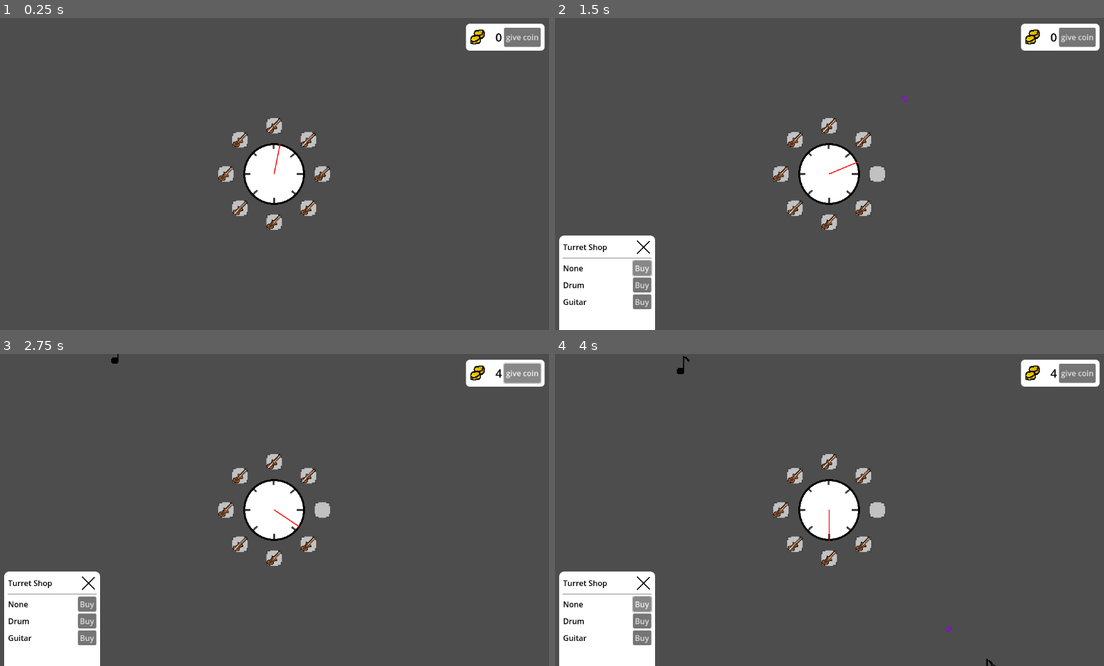
Above: before the commit, frames 1-4 (two rows, left to right).
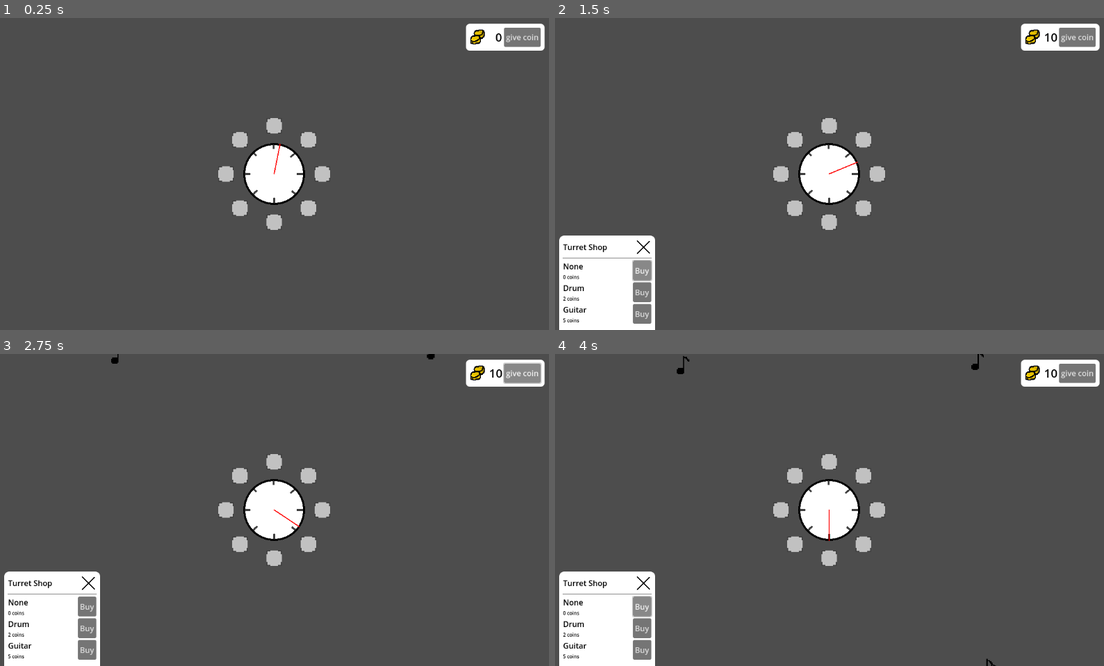
Above: after the commit, the same moments.

Repository: SeriousGuy888/MetronomeTowerDefenceGame
Game: Godot game, scene res://scenes/main.tscn
Two runs of this game, one before a commit and one after it. Both use one fixed random seed, a clock stepped at 60 frames per second and the inputs below.
Inputs (mouse positions are in pixels of both pictures, inside the frame that each line leads up to):
- Up to frame 1 (0.25 s): no input
- Up to frame 2 (1.5 s): click (878, 174) at 0.52 s; click "Buy" at 1.25 s
- Up to frame 3 (2.75 s): click "give coin" at 2 s
- Up to frame 4 (4 s): click (878, 510) at 2.77 s; click "Buy" at 3.5 s

The runs differ from the first frame. In frame 1, 0.4% of the frame differs, in the area x 39-61%, y 32-68%; in frame 2, 1.0%; in frame 3, 1.0%; in frame 4, 1.1%, in the area x 1-92%, y 0-98%.

Commit message:
add purchasing turrets with coins

Diff:
--- a/project.godot
+++ b/project.godot
@@ -18,6 +18,7 @@
 [autoload]
 
 EventBus="*res://scenes/event_bus.gd"
+PlaythroughManager="*res://scenes/playthrough_manager.gd"
 
 [layer_names]
 
--- a/scenes/event_bus.gd
+++ b/scenes/event_bus.gd
@@ -17,3 +17,6 @@
 
 @warning_ignore("unused_signal")
 signal request_add_coins(amount: int)
+
+@warning_ignore("unused_signal")
+signal coin_balance_updated(new_balance: int)
--- a/scenes/main.tscn
+++ b/scenes/main.tscn
@@ -8,7 +8,6 @@
 [ext_resource type="PackedScene" uid="uid://dtvylxxc53dxr" path="res://scenes/ui/turret_shop.tscn" id="5_tbgi4"]
 [ext_resource type="PackedScene" uid="uid://brx4osyxy8w0t" path="res://scenes/enemies/enemy1.tscn" id="5_tipki"]
 [ext_resource type="PackedScene" uid="uid://bf8v7ehjh6hk1" path="res://scenes/enemies/enemy2.tscn" id="6_tipki"]
-[ext_resource type="Script" uid="uid://dqtbmknl6m7rg" path="res://scenes/playthrough_manager.gd" id="8_choun"]
 [ext_resource type="Texture2D" uid="uid://b3q6c5patukq0" path="res://assets/coins.png" id="9_85g3d"]
 
 [sub_resource type="Resource" id="Resource_85g3d"]
@@ -36,6 +35,18 @@
 expand_margin_right = 8.0
 expand_margin_bottom = 8.0
 
+[sub_resource type="GDScript" id="GDScript_85g3d"]
+script/source = "extends Panel
+
+@onready var coin_amount_label: Label = %CoinAmount
+
+func _ready() -> void:
+	EventBus.coin_balance_updated.connect(func(new_balance):
+		if coin_amount_label:
+			coin_amount_label.text = str(new_balance)
+	)
+"
+
 [node name="MainScene" type="Node2D"]
 script = ExtResource("1_0xm2m")
 
@@ -54,9 +65,6 @@
 [node name="MonsterSpawner" type="Node" parent="." node_paths=PackedStringArray("enemy_container")]
 script = ExtResource("3_sugp2")
 enemy_container = NodePath("../EnemyContainer")
-
-[node name="PlaythroughManager" type="Node" parent="."]
-script = ExtResource("8_choun")
 
 [node name="UI" type="CanvasLayer" parent="."]
 
@@ -80,6 +88,7 @@
 offset_bottom = 60.0
 grow_horizontal = 0
 theme_override_styles/panel = SubResource("StyleBoxFlat_choun")
+script = SubResource("GDScript_85g3d")
 
 [node name="HBoxContainer" type="HBoxContainer" parent="UI/CoinHUD"]
 layout_mode = 1
@@ -107,5 +116,3 @@
 [node name="givecoinbutton" type="Button" parent="UI/CoinHUD/HBoxContainer"]
 layout_mode = 2
 text = "give coin"
-
-[connection signal="pressed" from="UI/CoinHUD/HBoxContainer/givecoinbutton" to="PlaythroughManager" method="_on_givecoinbutton_pressed"]
--- a/scenes/playthrough_manager.gd
+++ b/scenes/playthrough_manager.gd
@@ -1,14 +1,11 @@
 extends Node
 
-@onready var coin_amount_label: Label = %CoinAmount
-
-var coins: int = 0:
+var coins: int = 10:
 	get:
 		return coins
 	set(new_amount):
 		coins = new_amount
-		if coin_amount_label:
-			coin_amount_label.text = str(coins)
+		EventBus.coin_balance_updated.emit(coins)
 
 func _ready() -> void:
 	EventBus.request_add_coins.connect(func(amount): coins += amount)
--- a/scenes/turret_slot.gd
+++ b/scenes/turret_slot.gd
@@ -12,11 +12,11 @@
 		_direction = value.normalized()
 
 # temporary for testing
-const TURRET_SCENE = preload("res://scenes/turrets/turret.tscn")
-const DRUM_TURRET = preload("res://resources/guitar_turret.tres")
-func _ready():
-	place_turret(TURRET_SCENE, DRUM_TURRET)
-	pass
+#const TURRET_SCENE = preload("res://scenes/turrets/turret.tscn")
+#const DRUM_TURRET = preload("res://resources/guitar_turret.tres")
+#func _ready():
+	#place_turret(TURRET_SCENE, DRUM_TURRET)
+	#pass
 
 func place_turret(new_turret_scene: PackedScene, turret_type: TurretType):
 	remove_turret()
--- a/scenes/ui/turret_shop.tscn
+++ b/scenes/ui/turret_shop.tscn
@@ -91,15 +91,18 @@
 layout_mode = 2
 id = "none"
 title = "None"
+price = 0
 
 [node name="ItemDrum" parent="VBoxContainer" instance=ExtResource("1_t4ced")]
 layout_mode = 2
 id = "drum"
 title = "Drum"
+price = 2
 
 [node name="ItemGuitar" parent="VBoxContainer" instance=ExtResource("1_t4ced")]
 layout_mode = 2
 id = "guitar"
 title = "Guitar"
+price = 5
 
 [connection signal="pressed" from="VBoxContainer/TitleBar/CloseButton" to="." method="_on_close_button_pressed"]
--- a/scenes/ui/turret_shop_item.tscn
+++ b/scenes/ui/turret_shop_item.tscn
@@ -4,27 +4,57 @@
 script/source = "@tool
 extends HBoxContainer
 
+@export var title_label: Label
+@export var price_label: Label
+@export var purchase_button: Button
+
 @export var id = \"\"
 @export var title = \"Shop Item\":
 	get: return title
 	set(new_value):
 		title = new_value
-		update_label()
+		title_label.text = title
+@export var price = -1:
+	get: return price
+	set(new_value):
+		price = new_value
+		if price_label:
+			price_label.text = str(price) + \" coins\"
 
-func update_label():
-	$Title.text = title
+func _ready() -> void:
+	update_affordability(PlaythroughManager.coins)
+	EventBus.coin_balance_updated.connect(update_affordability)
+
+func update_affordability(current_balance: int):
+	purchase_button.disabled = current_balance < price
 
 func _on_purchase_button_pressed() -> void:
-	EventBus.make_turret_purchase.emit(id)
+	if PlaythroughManager.coins >= price:
+		PlaythroughManager.coins -= price
+		EventBus.make_turret_purchase.emit(id)
 "
 
-[node name="TurretShopItem" type="HBoxContainer"]
+[node name="TurretShopItem" type="HBoxContainer" node_paths=PackedStringArray("title_label", "price_label", "purchase_button")]
 script = SubResource("GDScript_vb38a")
+title_label = NodePath("VBoxContainer/Title")
+price_label = NodePath("VBoxContainer/Price")
+purchase_button = NodePath("PurchaseButton")
+price = null
 
-[node name="Title" type="Label" parent="."]
+[node name="VBoxContainer" type="VBoxContainer" parent="."]
+layout_mode = 2
+alignment = 1
+
+[node name="Title" type="Label" parent="VBoxContainer"]
 layout_mode = 2
 theme_override_colors/font_color = Color(0, 0, 0, 1)
 text = "Shop Item"
+
+[node name="Price" type="Label" parent="VBoxContainer"]
+layout_mode = 2
+theme_override_colors/font_color = Color(0, 0, 0, 1)
+theme_override_font_sizes/font_size = 10
+text = "aaa"
 
 [node name="spacer" type="Control" parent="."]
 layout_mode = 2
